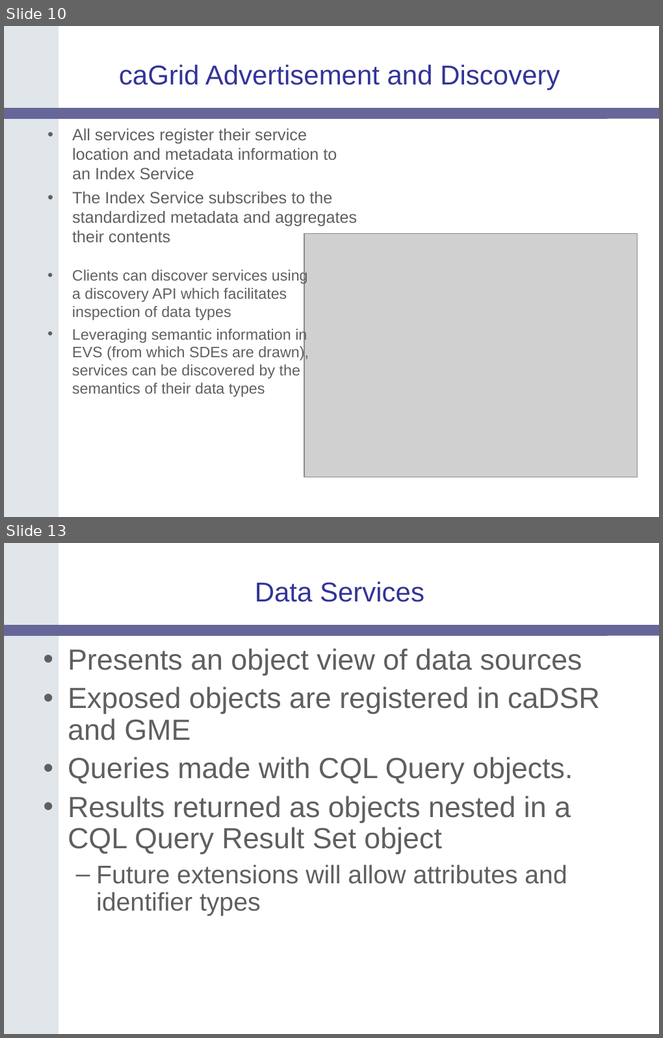
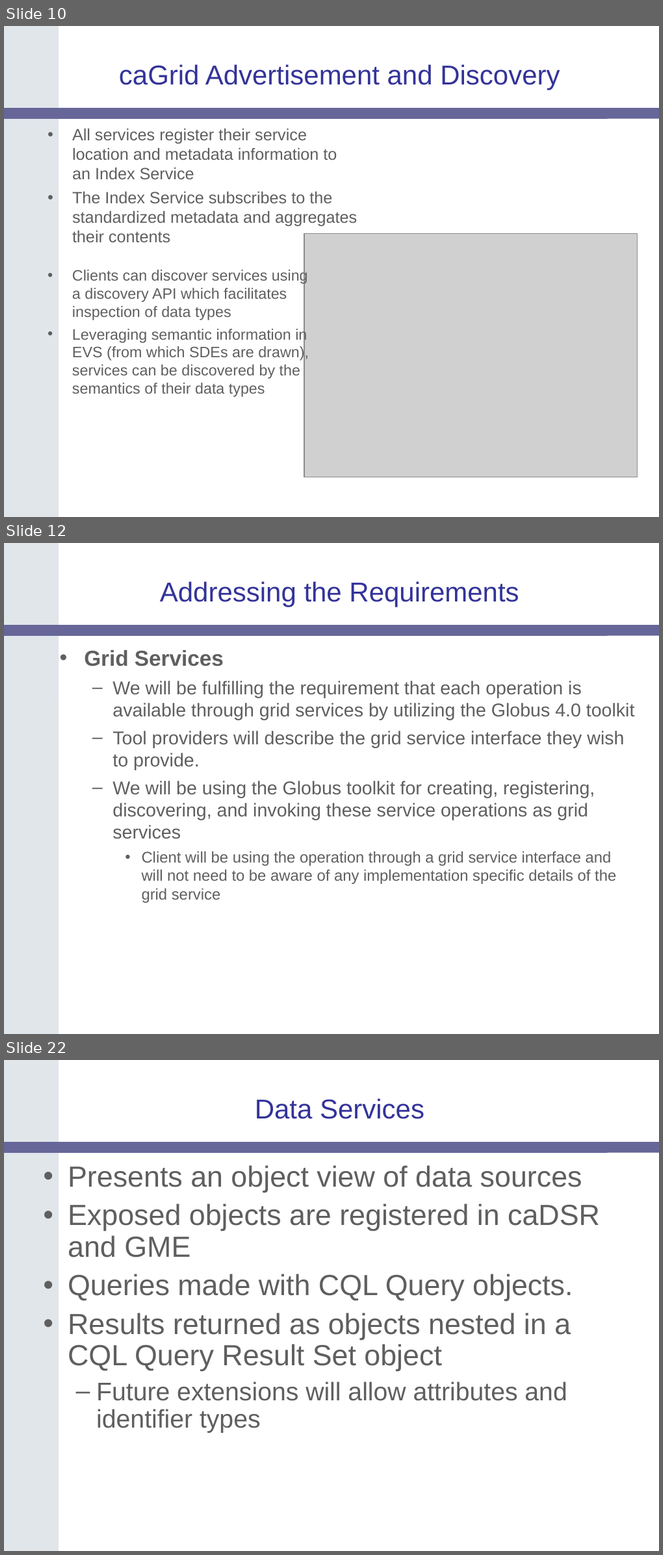
Before and after one commit to NCIP/cagrid-docs, a slide deck: presentations/200604_AnnualMeeting/caGrid-1.0-Architecture_caBIG-Annual-Meeting06.ppt. Shown one above the other, each under a label of ours: slides 10 and 13 before the commit, slides 10, 12 and 22 after it; the slides between them are not shown. The pictures are 663x1038 and 663x1555 pixels, drawn with LibreOffice and Linux fonts; fonts in the diff are those of the drawing; grey boxes stand for pictures; background and template pictures are left out. Boxes give left, top, right and bottom in pixels: in the first picture for what was removed or moved away, otherwise in the second. Text is boxed around its words. In the diff, an @@ line names an element or a change of style, - is before the commit and + after.

```diff
--- a/presentations/200604_AnnualMeeting/caGrid-1.0-Architecture_caBIG-Annual-Meeting06.ppt
+++ b/presentations/200604_AnnualMeeting/caGrid-1.0-Architecture_caBIG-Annual-Meeting06.ppt
@@ slide 12 added at [4,543,659,1034], background #FFFFFF; not listed: 2 template elements that a slide beside it also shows @@
@@ title added at [160,581,519,607], 30 pt, text #333399 @@
+Addressing the Requirements
@@ text added at [84,650,635,903], 20.4 pt, text #5F5F5F @@
+• Grid Services
+  – We will be fulfilling the requirement that each operation is available through grid services by utilizing the Globus 4.0 toolkit
+  – Tool providers will describe the grid service interface they wish to provide.
+  – We will be using the Globus toolkit for creating, registering, discovering, and invoking these service operations as grid services
+    • Client will be using the operation through a grid service interface and will not need to be aware of any implementation specific details of the grid service
@@ what was slide 13 is now slide 22 @@
```
Also in this commit, not shown: 1 slide changed, 10 other slides added, 2 slides removed.
